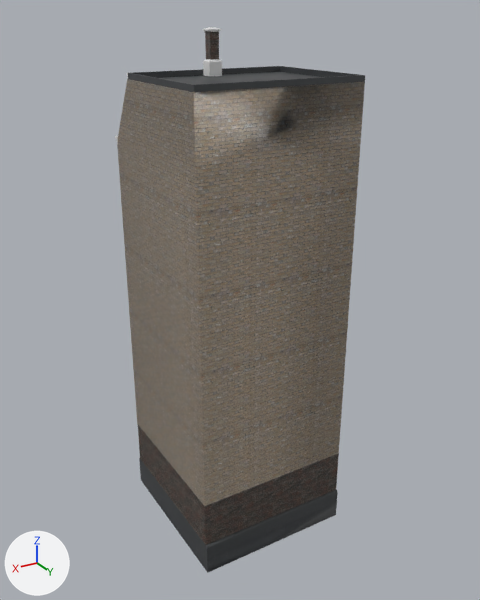
The Blender file rnc_source_files/Apartments/Variant2/Straight9/rnc_apt_v2_s9_c1_f6.blend: old version first, new version second.
Before and after are seen from a camera (50 mm lens) standing at (17.3, 29.5, 27.4) and looking at (-0.3, 0.2, 12.7). Arrows for +X, +Y and +Z are at lower left; the lights stay in place.

Script lines for the objects in view, before the commit:
```python
ob_1_frame_ground_floor = bpy.data.objects.new('1_Frame_Ground-Floor', me_plane_021)
ob_1_frame_ground_floor.parent = ob_1_ground_floor
ob_1_frame_ground_floor.location = (0.0, 0.0, 0.0)
ob_1_roof = bpy.data.objects.new('1_Roof', me_straight_trim_1_001)
ob_1_roof.parent = ob_roof
ob_1_roof.location = (0.0, 0.0, 0.0)
ob_1_upper_window_1 = bpy.data.objects.new('1_Upper-Window-1', me_upper_window_1_1_003)
ob_1_upper_window_1.parent = ob_upper_floors
ob_1_upper_window_1.location = (0.0, 0.0, 0.0)
```
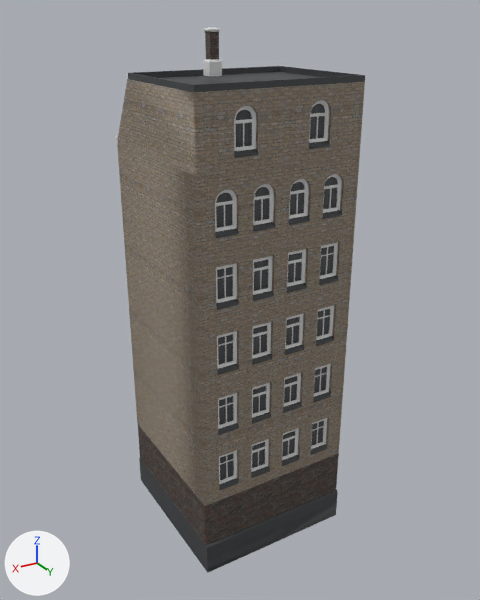
Edits to the bpy script that builds the scene:
```text
Change me_upper_window_1_1_003:
    used by ob_1_upper_window_1; parent = ob_upper_floors; location = (0.0, 0.0, 0.0)
    remove me_upper_window_1_1_003.from_pydata(...)  # 2021 vertices, 1745 faces; spans x -4.5..4.5, y -4.9..4.5, z 3.5..24.5
    add me_upper_window_1_1_003.from_pydata(...)  # 4362 vertices, 3797 faces, 1 loose edge; spans x -4.5..4.5, y -4.9..4.5, z 3.5..24.5
    me_upper_window_1_1_003 part 1: the loose piece of 8 vertices spanning x 3.0, y -4.3, z 15.1..16.6 is copied, and the copy is moved by (0.0, 8.6, 0.0); it spans x 3.0, y 4.2..4.3, z 15.1..16.6
    me_upper_window_1_1_003 part 2: the loose piece of 20 vertices spanning x -1.4..-0.6, y -4.3, z 16.1..16.2 is copied, and the copy is turned -180 degrees about the z axis through the mesh origin; it spans x 0.6..1.4, y 4.2..4.3, z 16.1..16.2
    me_upper_window_1_1_003 part 3: the loose piece of 20 vertices spanning x 0.6..1.4, y -4.3, z 16.1..16.2 is copied, and the copy is turned -180 degrees about the z axis through the mesh origin; it spans x -1.4..-0.6, y 4.2..4.3, z 16.1..16.2
    me_upper_window_1_1_003 part 4: the loose piece of 8 vertices spanning x 1.0, y -4.3, z 18.6..19.6 is copied, and the copy is moved by (0.0, 8.6, 0.0); it spans x 1.0, y 4.2..4.3, z 18.6..19.6
    me_upper_window_1_1_003 part 5: the loose piece of 20 vertices spanning x -1.4..-0.6, y -4.3, z 12.6..12.7 is copied, and the copy is turned -180 degrees about the z axis through the mesh origin; it spans x 0.6..1.4, y 4.2..4.3, z 12.6..12.7
    me_upper_window_1_1_003 part 6: 1925 vertices added at x -4.5..4.5, y 4.2..4.5, z 3.5..24.5
    me_upper_window_1_1_003 part 7: 291 kept faces spanning x -4.5..4.5, y -4.9..4.5, z 3.5..24.5 get new texture (UV) coordinates
```

Location of each change, [x1, y1, x2, y2] in pixels of the pictures (480 x 600 px):
part 1 of me_upper_window_1_1_003, added
    after: [224, 268, 226, 298]
part 2 of me_upper_window_1_1_003, added
    after: [254, 266, 269, 272]
part 3 of me_upper_window_1_1_003, added
    after: [288, 259, 302, 264]
part 4 of me_upper_window_1_1_003, added
    after: [261, 198, 263, 220]
part 5 of me_upper_window_1_1_003, added
    after: [253, 331, 268, 337]
part 6 of me_upper_window_1_1_003, added
    after: [194, 82, 365, 506]
part 7 of me_upper_window_1_1_003, surface changed
    both: [118, 80, 205, 506]
